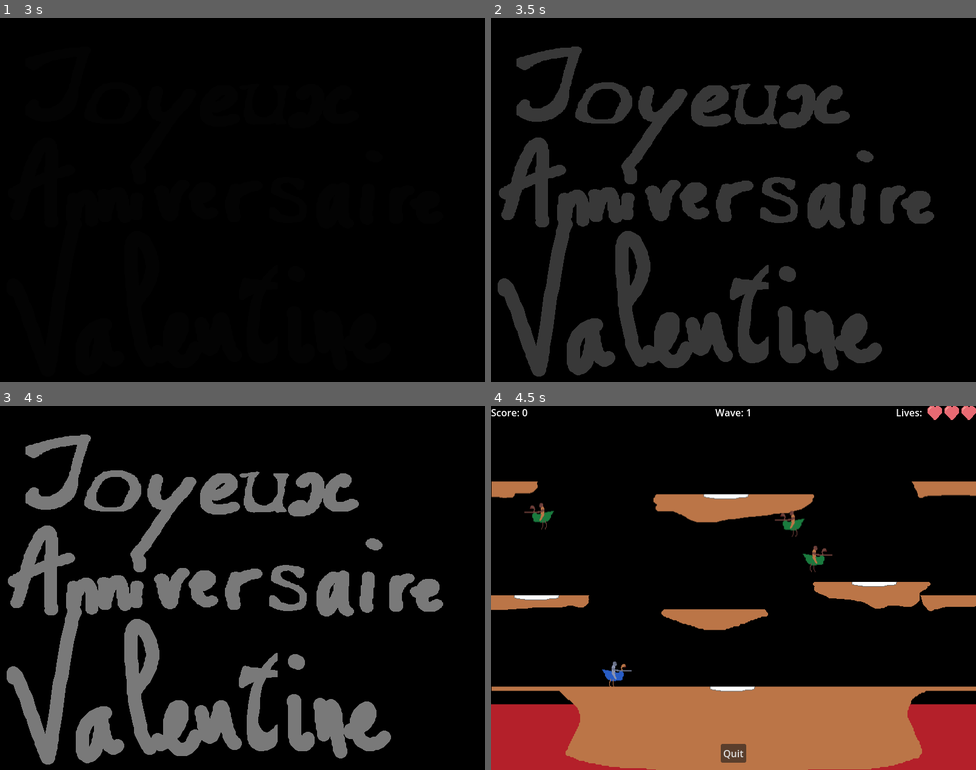
Above: before the commit, frames 1-4 (two rows, left to right).
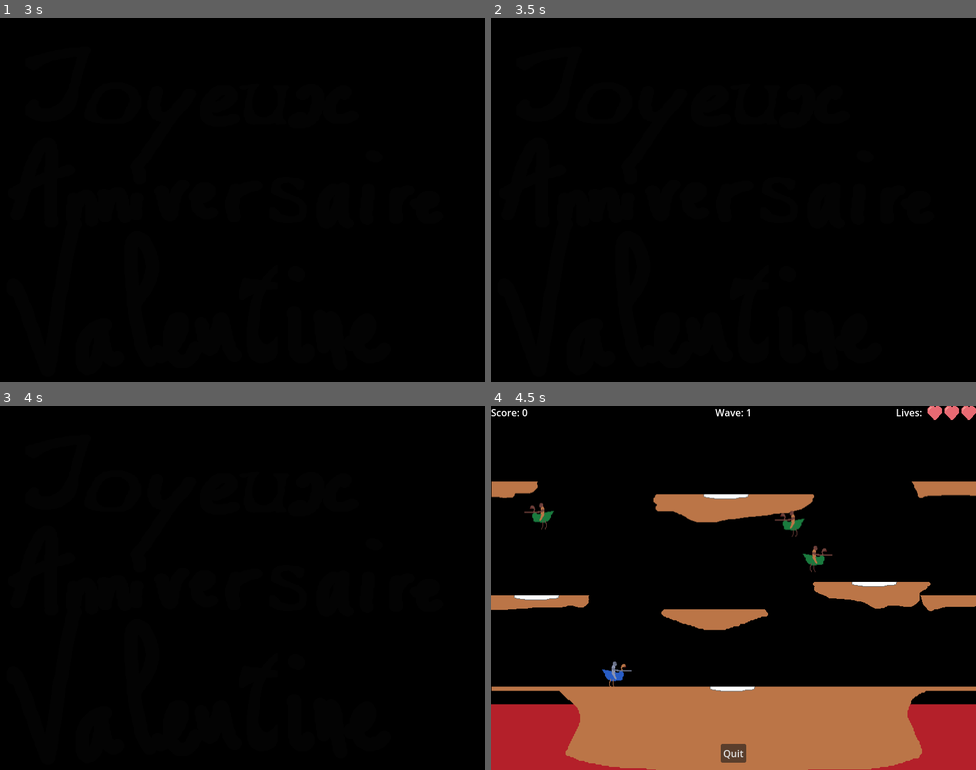
Above: after the commit, the same moments.

Repository: Tartelati/Jousting
Game: Godot game, scene res://scenes/ui/opening_cinematic.tscn
Two runs of this game, one before a commit and one after it. Both use one fixed random seed, a clock stepped at 60 frames per second and the inputs below. Sound files missing from this copy of the repository are replaced by a short silence.
Inputs:
- Up to frame 1 (3 s): tap Enter (start_game) at 0.5, 0.6, 1.25, 1.35, 2, 2.1, 2.75, 2.85 s; hold Right (move_right) 0.53-2.03 s; tap Space (flap) at 0.77, 1.07, 1.52, 1.82 s; hold Left (move_left) 2.03-2.78 s; hold Right (move_right) from 2.78 s (still down)
- Up to frame 2 (3.5 s): keep holding Right (move_right); tap Space (flap) at 3.02, 3.32 s
- Up to frame 3 (4 s): keep holding Right (move_right); tap Enter (start_game) at 3.6 s; tap Space (flap) at 3.77 s
- Up to frame 4 (4.5 s): tap Space (flap) at 4.07 s; tap Escape (pause) at 4.15 s; release Right (move_right) at 4.25 s; click "Start Game" at 4.25 s

Frame 1 is identical in both runs. In frame 2, 20% of the frame differs, in the area x 1-92%, y 7-99%; in frame 3, 20%; in frame 4, nothing differs.

Commit message:
Windows build

Diff:
--- a/scenes/ui/opening_cinematic.tscn
+++ b/scenes/ui/opening_cinematic.tscn
@@ -496,6 +496,20 @@
 "transitions": PackedFloat32Array(1, 1),
 "update": 0,
 "values": [Color(1, 1, 1, 0), Color(1, 1, 1, 1)]
+}
+tracks/20/type = "method"
+tracks/20/imported = false
+tracks/20/enabled = true
+tracks/20/path = NodePath(".")
+tracks/20/interp = 1
+tracks/20/loop_wrap = true
+tracks/20/keys = {
+"times": PackedFloat32Array(2.96667),
+"transitions": PackedFloat32Array(1),
+"values": [{
+"args": [],
+"method": &"_pause_for_input"
+}]
 }
 
 [sub_resource type="AnimationLibrary" id="AnimationLibrary_n3xtk"]
--- a/scripts/ui/true_opening.gd
+++ b/scripts/ui/true_opening.gd
@@ -9,6 +9,7 @@
 @onready var black_background: ColorRect = %BlackBackground # Ensure this line remains commented out if unused
 
 var _is_skipping: bool = false # Flag to prevent double transition
+var _is_waiting_for_input: bool = false
 
 func _ready():
 	# Play the sound immediately
@@ -36,6 +37,15 @@
 		printerr("OpeningCinematic: AnimationPlayer node not found after delay!")
 		# Fallback: Go directly to main menu if animation player is missing
 		_go_to_main_menu()
+
+# This function is called by the Call Method Track keyframe you created
+func _pause_for_input() -> void:
+	if animation_player and animation_player.is_playing():
+		animation_player.pause()
+		_is_waiting_for_input = true
+		print("Intro animation paused, waiting for input.")
+		# Optional: Show the prompt label
+		# if continue_prompt: continue_prompt.show()
 
 func _unhandled_input(event):
 	# Ensure the node is ready and in the tree before processing input
Binary file changed: assets/sprites/ground_base.aseprite
